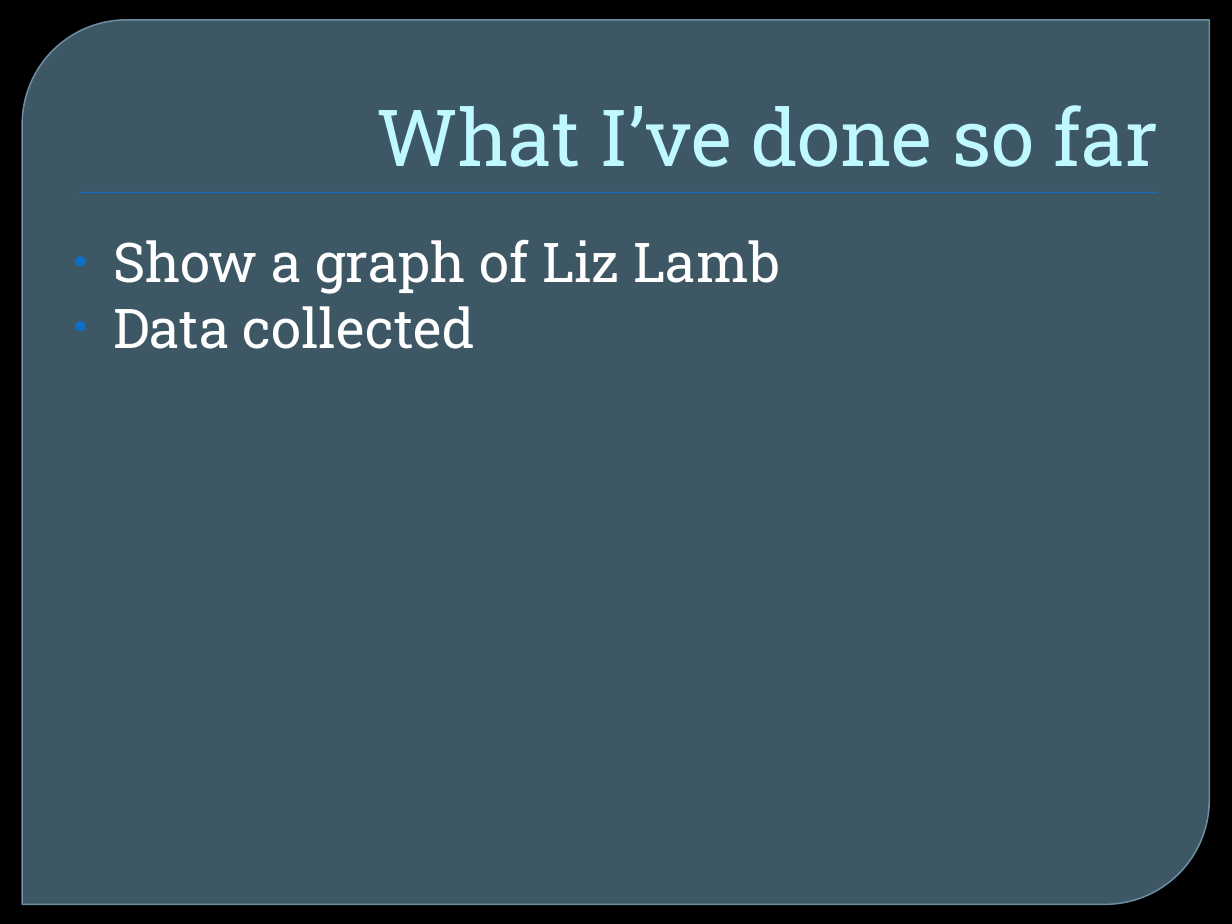
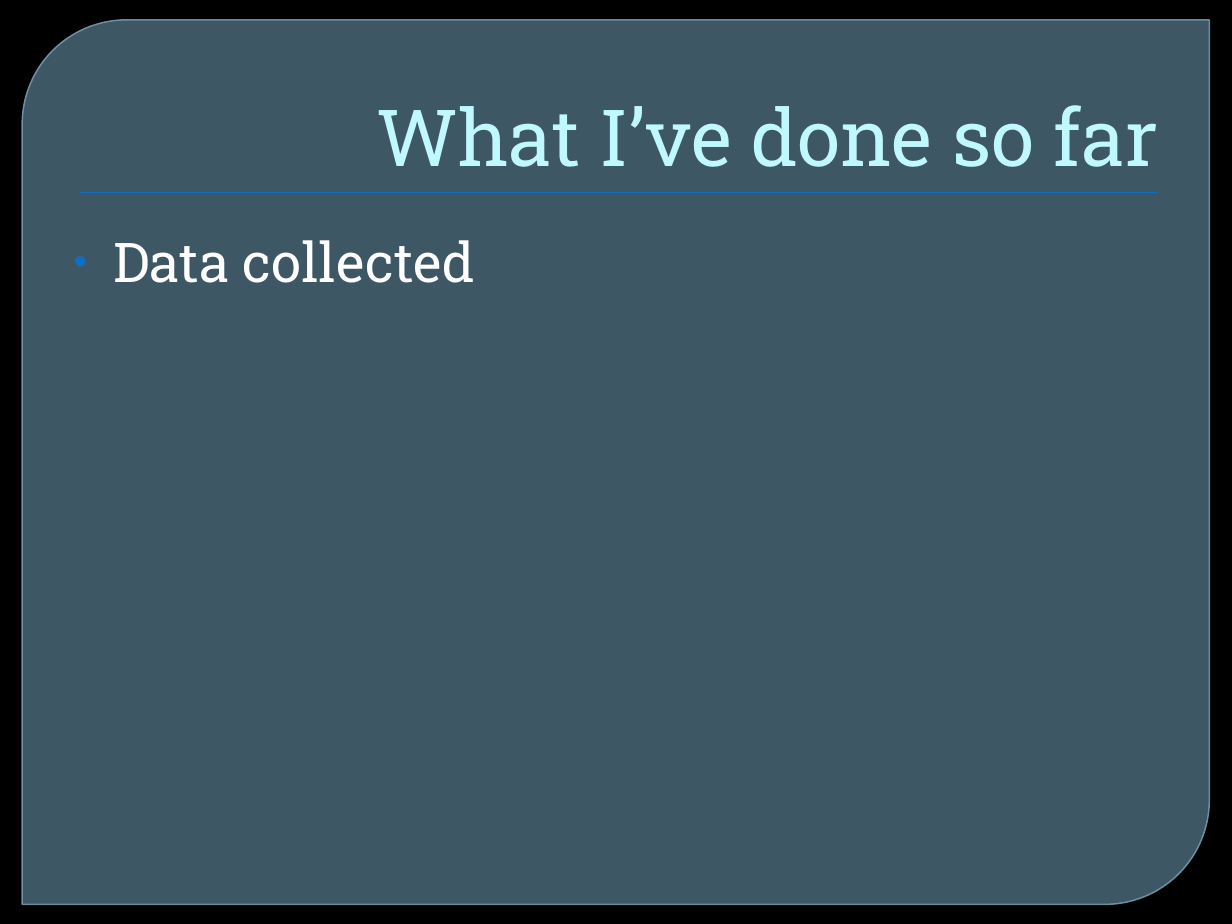
Before and after one commit to maveroke/PerformanceProgression, a slide deck: slide 10 of Report/Presentation 520.pptx (slide 6 before the commit). Drawn at 1232x924 pixels with LibreOffice and Linux fonts; fonts in the diff are those of the drawing; background and template pictures are left out. Boxes give left, top, right and bottom in pixels: in the first picture for what was removed or moved away, otherwise in the second. Text is boxed around its words. In the diff, an @@ line names an element or a change of style, - is before the commit and + after.

```diff
--- a/Report/Presentation 520.pptx
+++ b/Report/Presentation 520.pptx
@@ text at (113,239,780,294): paragraph removed @@
-• Show a graph of Liz Lamb
```
Also in this commit, not shown: 2 other slides changed, 10 slides added, 1 slide removed, 29 other files.
